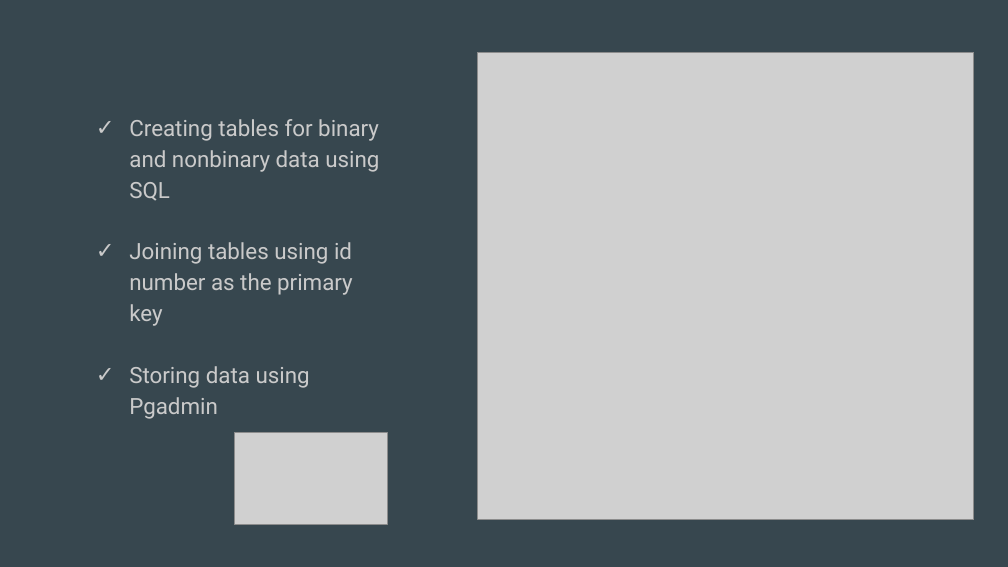
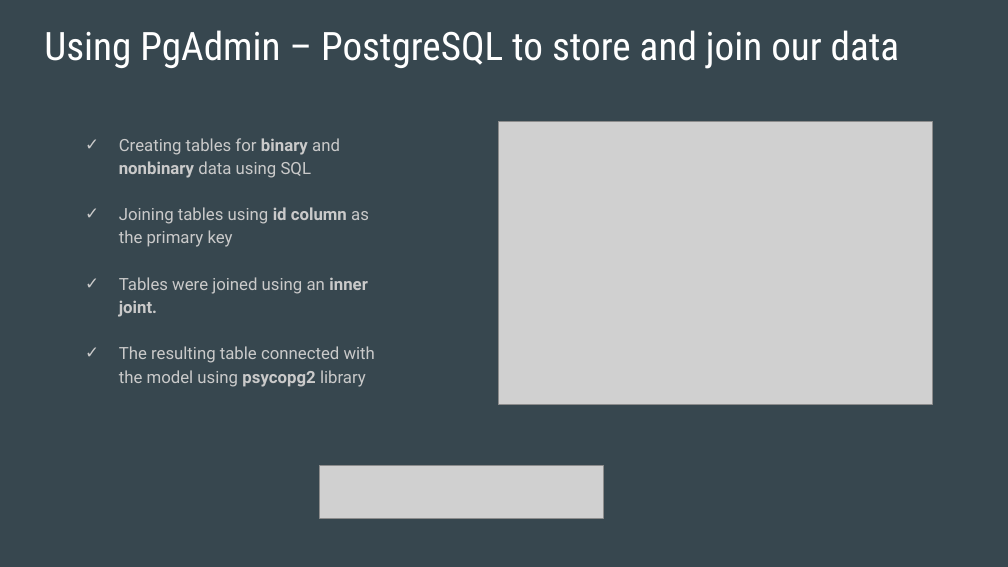
Before and after one commit to apombo90/Predicting_Heart_Disease, a slide deck: slide 15 of Final Project - Group 7.pptx. Drawn at 1008x567 pixels with LibreOffice and Linux fonts; fonts in the diff are those of the drawing; grey boxes stand for pictures. Boxes give left, top, right and bottom in pixels: in the first picture for what was removed or moved away, otherwise in the second. Text is boxed around its words. In the diff, an @@ line names an element or a change of style, - is before the commit and + after.

```diff
--- a/Final Project - Group 7.pptx
+++ b/Final Project - Group 7.pptx
@@ text added at (44,30,900,69), 28 pt, text #FFFFFF @@
+Using PgAdmin – PostgreSQL to store and join our data
@@ text "Creating tables for binary and ...": place and size @@
-text "Creating tables for binary and ..." at (129,119,379,419)
+text "Creating tables for binary and ..." at (119,138,375,387)
@@ text at (119,138,340,178): size 16 to 12 pt in "Creating tables for binary and nonbinary data ..."; bold on in "binary nonbinary" @@
@@ picture: place and size @@
-picture at (478,52,974,520)
+picture at (498,121,931,404)
@@ text at (119,207,375,387): text changed; size 16 to 12 pt @@
-✓ Joining tables using id number as the primary key
-✓ Storing data using Pgadmin
+✓ Joining tables using id column as the primary key
+✓ Tables were joined using an inner joint.
+✓ The resulting table connected with the model using psycopg2 library
@@ picture removed at (235,432,387,525) @@
@@ picture added at (320,465,603,518) @@
```
Also in this commit, not shown: 7 other slides changed, 1 slide added, 2 slides removed.
